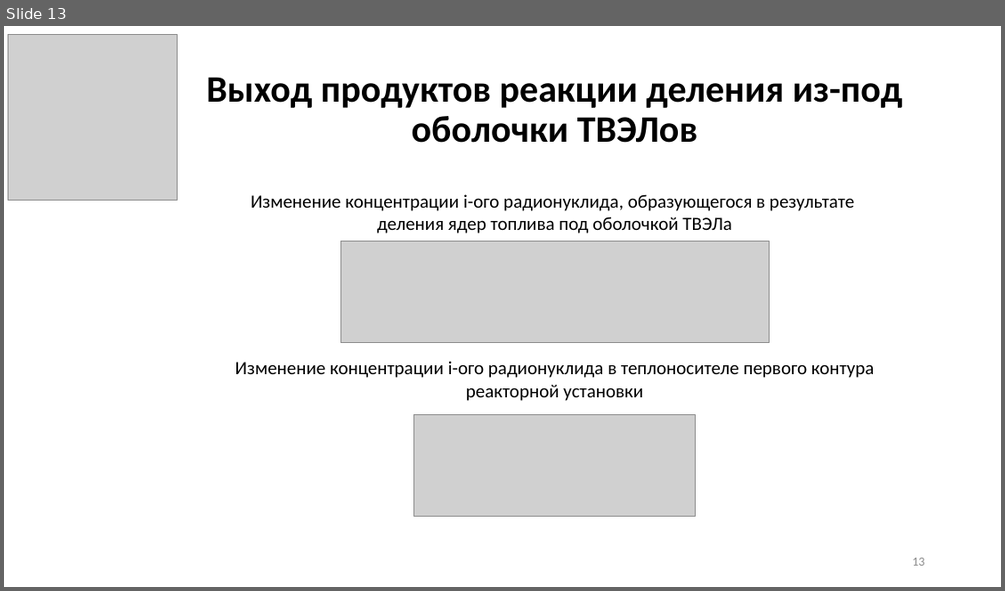
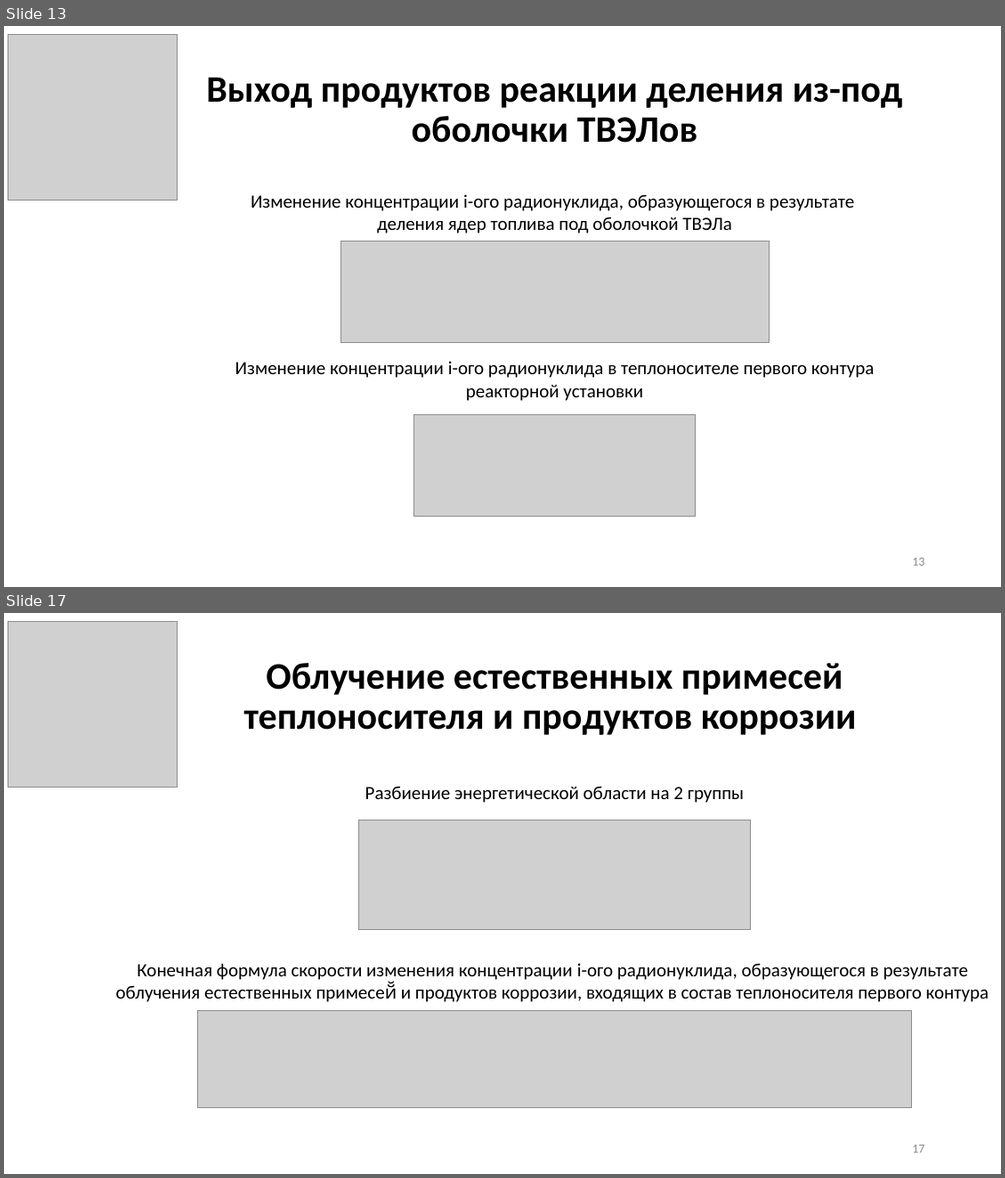
Before and after one commit to GolovPavel/diploma_golov, a slide deck: practice/presentation/practice.pptx. Shown one above the other, each under a label of ours: slide 13 before the commit, slides 13 and 17 after it; the slides between them are not shown. The pictures are 1005x591 and 1005x1178 pixels, drawn with LibreOffice and Linux fonts; fonts in the diff are those of the drawing; grey boxes stand for pictures. Boxes give left, top, right and bottom in pixels: in the first picture for what was removed or moved away, otherwise in the second. Text is boxed around its words. In the diff, an @@ line names an element or a change of style, - is before the commit and + after.

```diff
--- a/practice/presentation/practice.pptx
+++ b/practice/presentation/practice.pptx
@@ slide 17 added at (x1=4, y1=613, x2=1001, y2=1174), background #FFFFFF @@
@@ picture added at (x1=8, y1=621, x2=177, y2=787) @@
@@ title added at (x1=244, y1=663, x2=857, y2=735), 36 pt, text #000000, bold @@
+Облучение естественных примесей теплоносителя и продуктов коррозии
@@ text added at (x1=365, y1=786, x2=744, y2=803), 18 pt, text #000000 @@
+Разбиение энергетической области на 2 группы
@@ picture added at (x1=359, y1=819, x2=751, y2=929) @@
@@ text added at (x1=116, y1=963, x2=988, y2=1002), 18 pt, text #000000 @@
+Конечная формула скорости изменения концентрации i-ого радионуклида, образующегося в результате
+облучения естественных примесей̆ и продуктов коррозии, входящих в состав теплоносителя первого контура
@@ picture added at (x1=198, y1=1011, x2=912, y2=1108) @@
@@ page number added at (x1=912, y1=1144, x2=924, y2=1152), 12 pt, text #8C8C8C @@
+17
```
Also in this commit, not shown: 2 slides changed, 1 other slide added.
